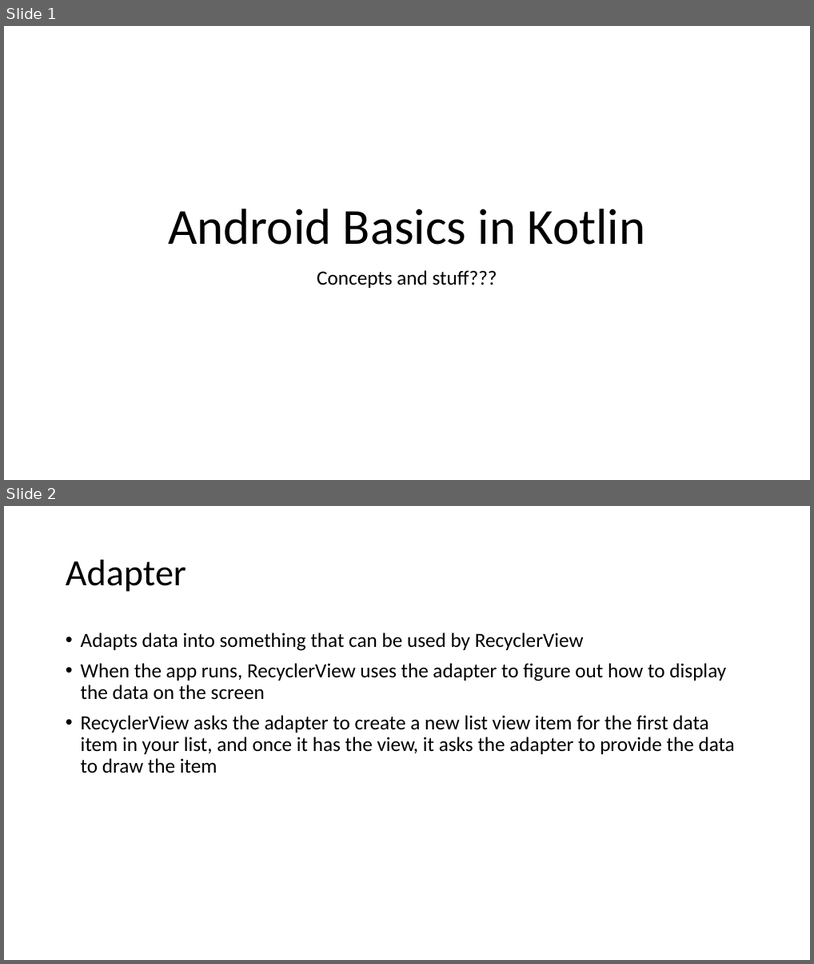
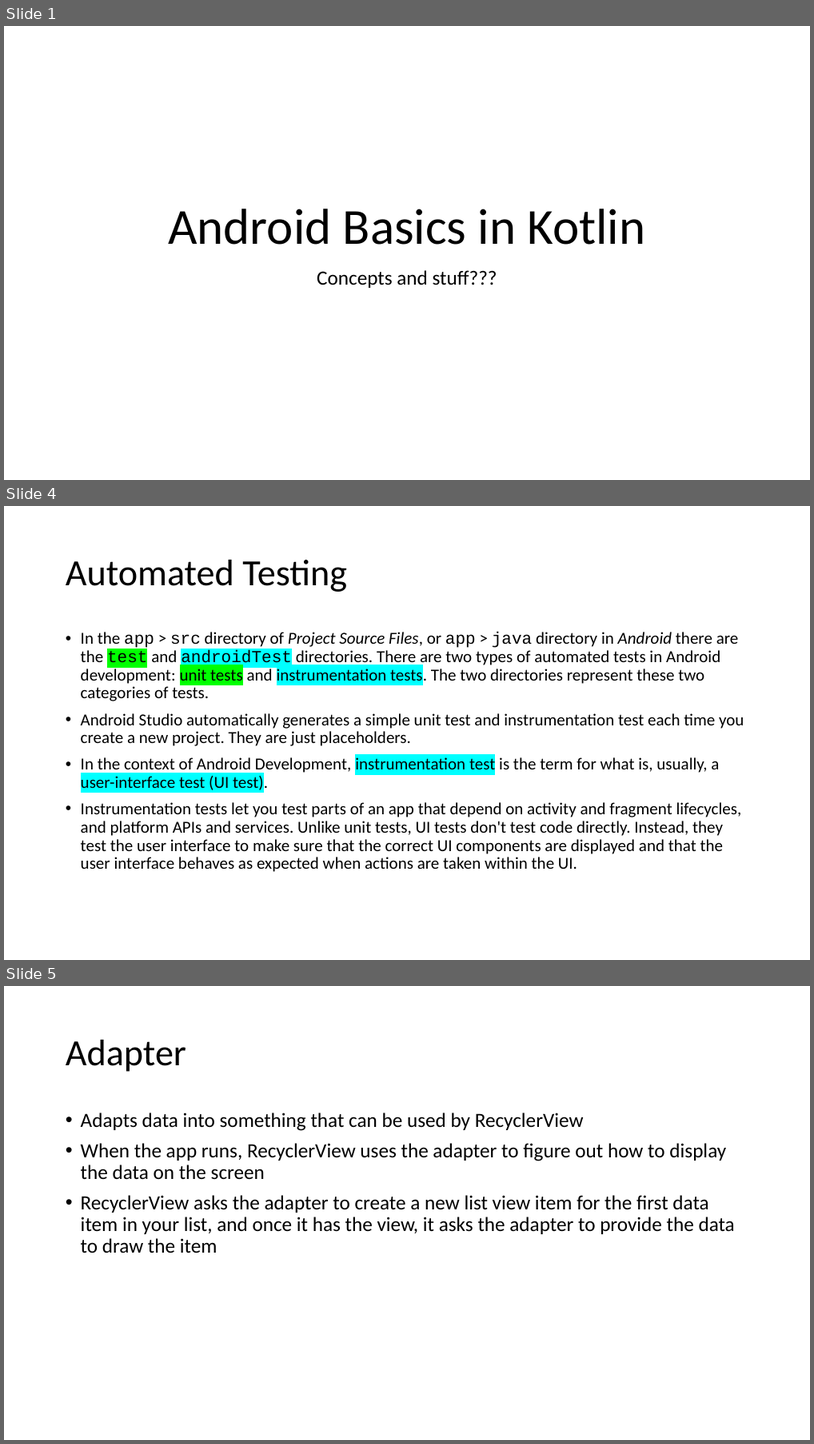
Before and after one commit to joellecorliss/Associate-Android-Developer, a slide deck: Android Basics in Kotlin.pptx. Shown one above the other, each under a label of ours: slides 1 and 2 before the commit, slides 1, 4 and 5 after it; the slides between them are not shown. The pictures are 814x964 and 814x1444 pixels, drawn with LibreOffice and Linux fonts; fonts in the diff are those of the drawing. Boxes give left, top, right and bottom in pixels: in the first picture for what was removed or moved away, otherwise in the second. Text is boxed around its words. In the diff, an @@ line names an element or a change of style, - is before the commit and + after.

```diff
--- a/Android Basics in Kotlin.pptx
+++ b/Android Basics in Kotlin.pptx
@@ slide 4 added at bbox=[4, 506, 810, 960], background #FFFFFF @@
@@ title added at bbox=[66, 560, 347, 592], 44 pt, text #000000 @@
+Automated Testing
@@ text added at bbox=[81, 632, 744, 872], 20 pt, text #000000 @@
+• In the app > src directory of Project Source Files, or app > java directory in Android there are the test and androidTest directories. There are two types of automated tests in Android development: unit tests and instrumentation tests. The two directories represent these two categories of tests.
+• Android Studio automatically generates a simple unit test and instrumentation test each time you create a new project. They are just placeholders.
+• In the context of Android Development, instrumentation test is the term for what is, usually, a user-interface test (UI test).
+• Instrumentation tests let you test parts of an app that depend on activity and fragment lifecycles, and platform APIs and services. Unlike unit tests, UI tests don't test code directly. Instead, they test the user interface to make sure that the correct UI components are displayed and that the user interface behaves as expected when actions are taken within the UI.
@@ what was slide 2 is now slide 5 @@
```
Also in this commit, not shown: 1 slide changed, 2 other slides added.
